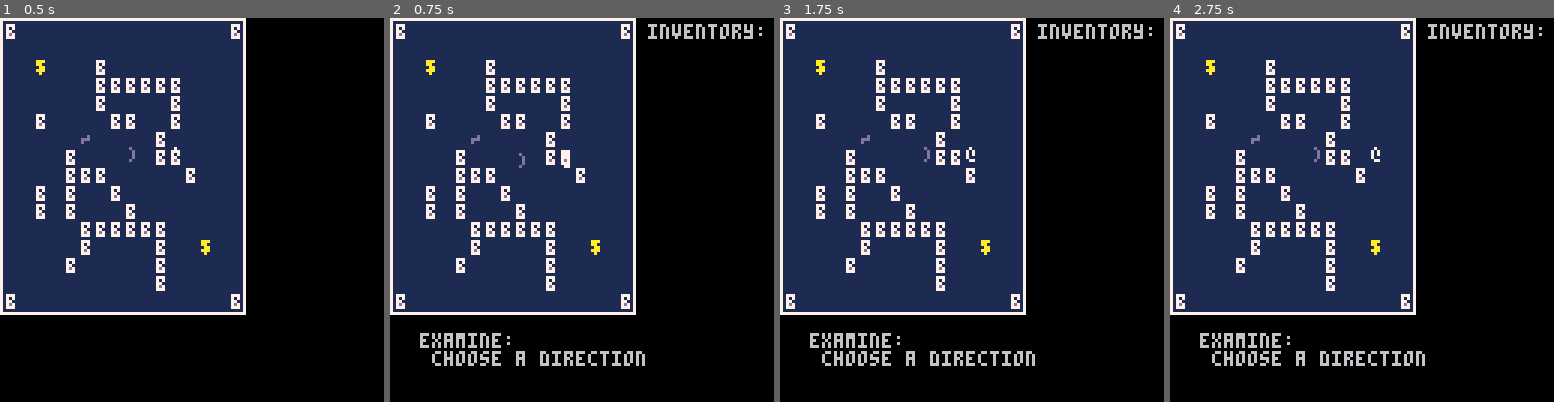
Above: before the commit, frames 1-4 (left to right).
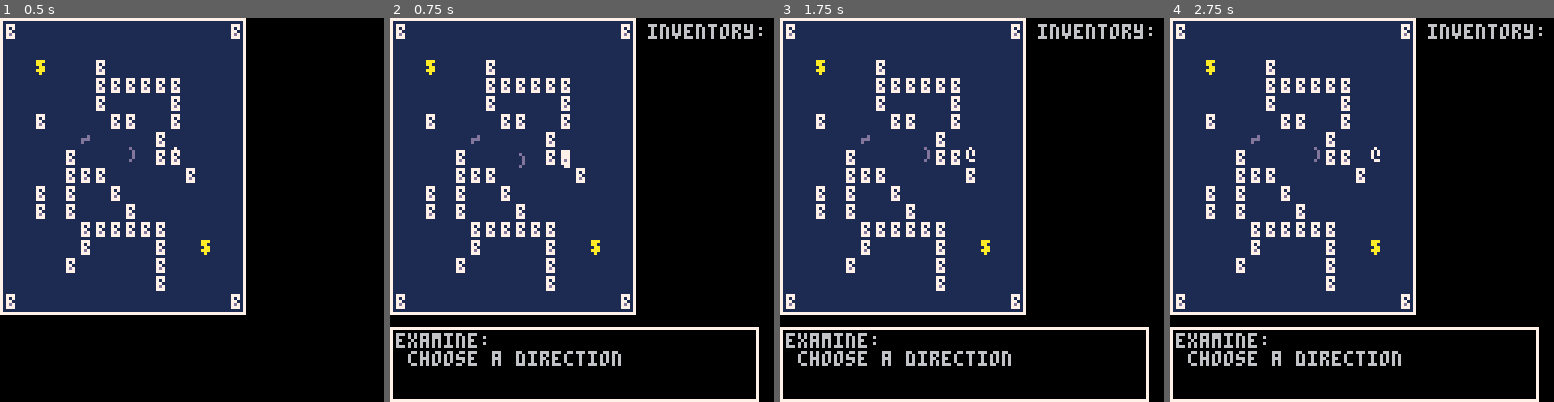
Above: after the commit, the same moments.

Repository: arnodick/castle
Game: PICO-8 cartridge castle.p8
Same seed, same stepped clock (60 frames per second), same inputs: the game is played once before the commit and once after it.
Inputs:
- Up to frame 1 (0.5 s): tap X (X key) at 0.33 s
- Up to frame 2 (0.75 s): tap O (Z key) at 0.7 s
- Up to frame 3 (1.75 s): tap X (X key) at 1.07 s; hold Right from 1.6 s (still down); tap O (Z key) at 1.7 s
- Up to frame 4 (2.75 s): tap X (X key) at 1.85 s; release Right at 2.1 s; tap O (Z key) at 2.1, 2.5 s; hold Up 2.15-2.42 s; hold Right from 2.47 s (still down)

Frame 1 is identical in both runs. In frame 2, 3.0% of the frame differs, in the area x 0-97%, y 80-100%; in frame 3, 3.0%; in frame 4, 3.0%.

Commit message:
good stuff

Diff:
--- a/castle.p8
+++ b/castle.p8
@@ -27,7 +27,7 @@
 	debug_l[11]=actortypes[2][level+1].ch
 	debug_l[12]=actortypes[2][level+1].ch2
 	end
-	debug_l[13]=control_inv
+--	debug_l[13]=control_inv
 end
 
 function words()
@@ -224,6 +224,7 @@
 		actortypes[6][a].m=0
 		actortypes[6][a].sp=2
 		actortypes[6][a].solid=false
+		actortypes[6][a].snd=5
 	end
 end
 
@@ -331,6 +332,7 @@
 	m.h=h
 	m.me={}
 	m.sel=1
+	m.control=false
 	add(menus,m)
 end
 
@@ -346,6 +348,9 @@
 end
 
 function drawmenu(m)
+	if m.control then
+		rect(cam[1]+m.x-2,cam[2]+m.y-2,cam[1]+m.x+m.w,cam[2]+m.y+m.h)
+	end
 	if not debug then
 	for a=0,#m.me-1 do
 		print(m.me[a+1],m.x+cam[1],m.y+a*cellh+cam[2],6)
@@ -491,7 +496,7 @@
 	if t==4 then
 		menus[2].t=3
 		menus[2].sel=1
-		control_inv=not control_inv
+		menus[2].control=not menus[2].control
 	elseif t==6 then
 		p.hit=0
 	end
@@ -515,11 +520,14 @@
 	if m.t==1 then
 		if players[1]==nil then
 			m.me[1]="you are dead!"
-		elseif control_exam==true then
+		elseif m.control==true then
 			m.me[1]="examine:"
 			m.me[2]=" choose a direction"
-			if btnp()>0 and btnp()<16 then
-				control_exam=not control_exam
+			if p.hit>0 then
+				m.me={}
+				m.me[1]=" status: stunned "..(p.hit-1).." turns"
+			elseif btnp()>0 and btnp()<16 then
+				m.control=not m.control
 				local dire=actoroob(p,direction(btnp()))
 				local target=room[p.x+dire[1]][p.y+dire[2]]
 				if target!=0 then
@@ -539,8 +547,9 @@
 					m.me[3]=" in a "..adjectives[rooms[level].ad].." "..places[rooms[level].pl]
 					m.me[4]=" feeling *"..feelings[ty.fe].."*"
 				end
-			elseif btnp(5) then
-				control_exam=not control_exam
+			end
+			if btnp(5) then
+				m.control=not m.control
 				m.me={}
 			end
 		end
@@ -551,14 +560,14 @@
 		for a=1,#p.inventory do
 			def[a+1]=" -"..items[actortypes[p.inventory[a]][level+1].sp]
 		end
-		if not control_inv then
+		if not m.control then
 			m.me=def
 		else
 			m.me[1]="use:"
 			m.me[2]=">>"..items[actortypes[p.inventory[1]][level+1].sp]
 			if btnp(4) then
 				local it=p.inventory[1]
-				control_inv=not control_inv
+				m.control=not m.control
 				doitem(it)
 				del(p.inventory,p.inventory[1])
 				if it!=4 then
@@ -566,7 +575,7 @@
 				end
 			elseif btnp(5) then
 				m.me=def
-				control_inv=not control_inv
+				m.control=not m.control
 			end
 		end
 	--buy menu
@@ -583,7 +592,7 @@
 			makeactor(6,p.x,p.y)
 			m.t=2
 --			m.me=def
-			control_inv=not control_inv
+			m.control=not m.control
 			taketurn()
 		end
 	end
@@ -634,8 +643,8 @@
 			p=players[1]
 			cam[1]=flr(p.x/rooms[level].sector_s)*rooms[level].sector_s*cellw
 			cam[2]=flr(p.y/rooms[level].sector_s)*rooms[level].sector_s*cellh
-			makemenu(1,10,105,120,20)
-			makemenu(2,86,2,40,60)
+			makemenu(1,2,105,120,22)
+			makemenu(2,86,2,40,96)
 		end
 		loadactors(rooms[level].room_w)
 		--del(adjective,adjective[n])
@@ -649,13 +658,13 @@
 			state_i(state)
 		end
 	elseif s==1 then
-		if not control_inv and not control_exam then
+		if not menus[1].control and not menus[2].control then
 			if btnp(5) then
 				if p.inventory[1]!=nil then
-				control_inv=not control_inv
+				menus[2].control=not menus[2].control
 				end
 			elseif btnp(4) then
-				control_exam=not control_exam
+				menus[1].control=not menus[1].control
 			elseif btnp()>0 then
 			--if timer%4==0 then
 				local dire=actoroob(p,direction(btnp()))
@@ -722,8 +731,6 @@
 
 	level=0
 	state=0
-	control_inv=false
-	control_exam=false
 	state_i(state)
 end
 
Not shown, changed: the sound effects (__sfx__) section of castle.p8
